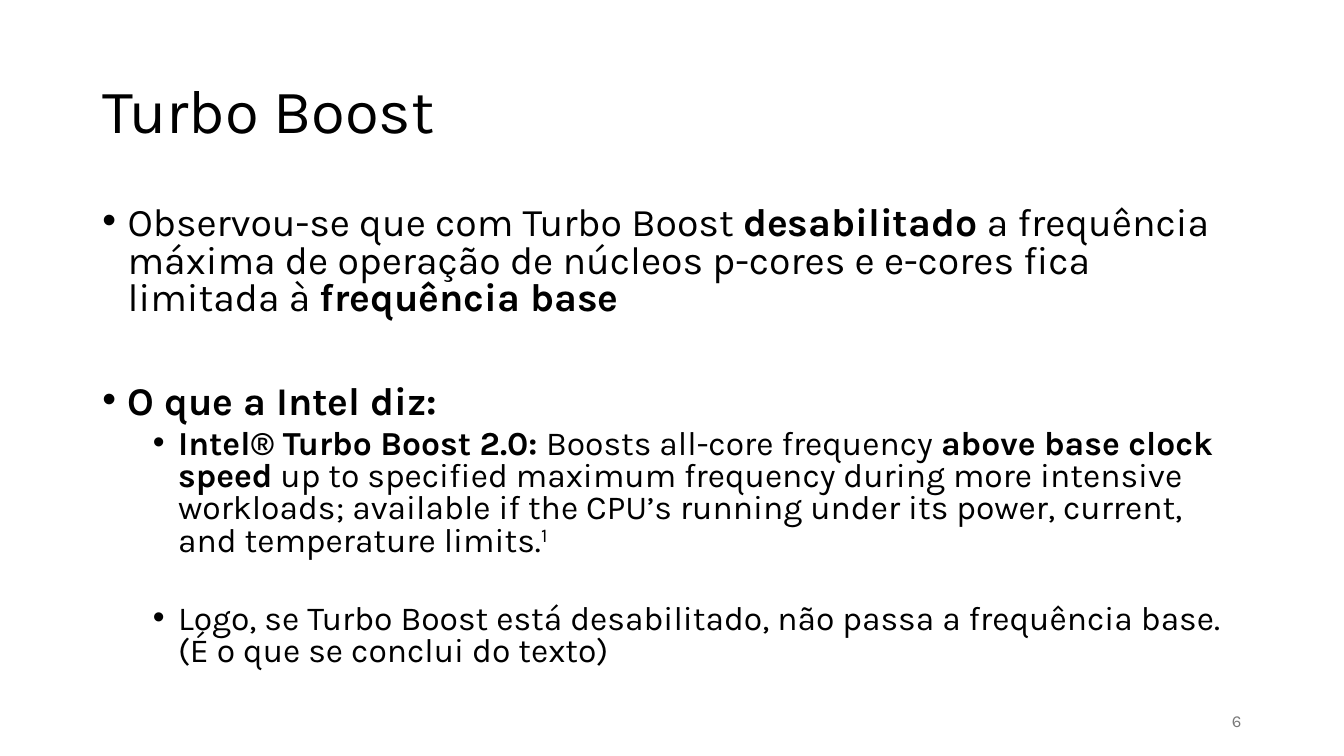
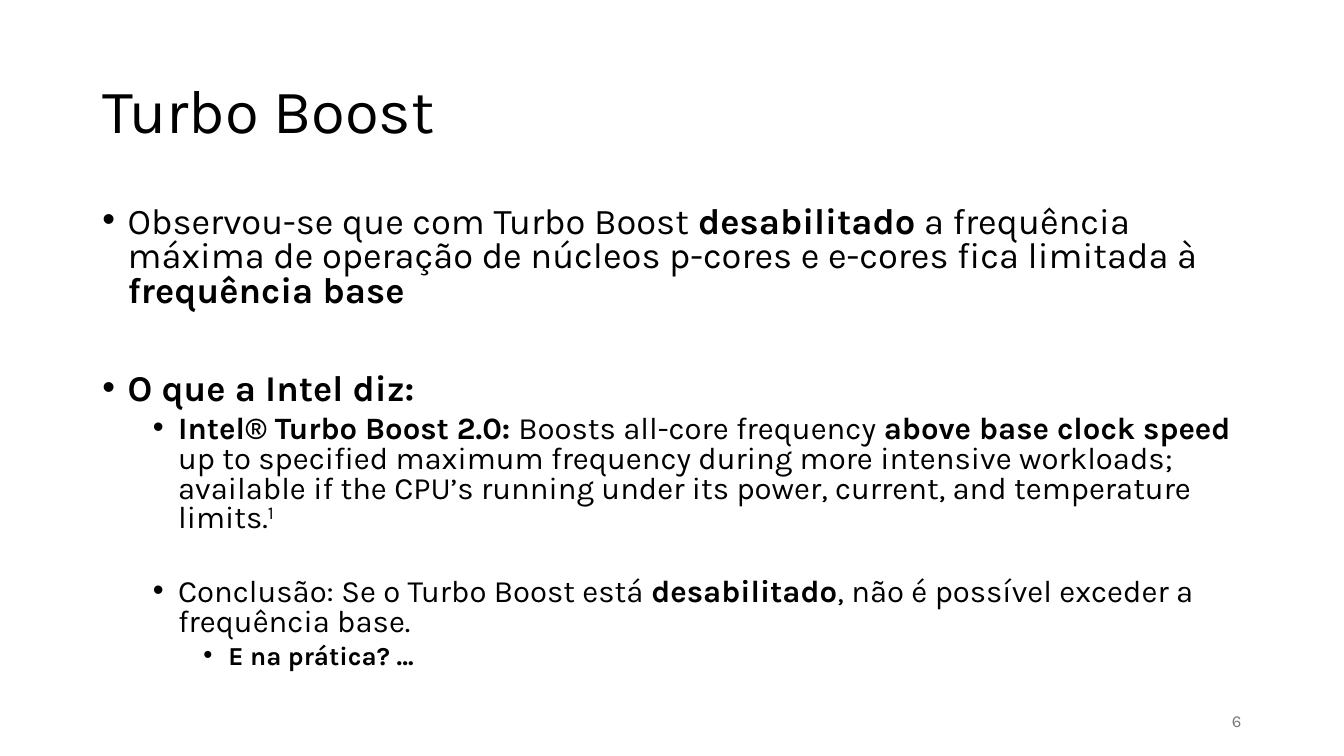
Before and after one commit to jlggross/TF-cmp223, a slide deck: slide 6 of 02-Parcial/02-Parcial-Apresentacao.pptx. Drawn at 1344x756 pixels with LibreOffice and Linux fonts; fonts in the diff are those of the drawing. Boxes give left, top, right and bottom in pixels: in the first picture for what was removed or moved away, otherwise in the second. Text is boxed around its words. In the diff, an @@ line names an element or a change of style, - is before the commit and + after.

```diff
--- a/02-Parcial/02-Parcial-Apresentacao.pptx
+++ b/02-Parcial/02-Parcial-Apresentacao.pptx
@@ text at box(128, 207, 1230, 529): size 28 to 25.9 pt in "Observou-se que com Turbo Boost desabilitado a ...", "O que a Intel diz:"; size 24 to 22.2 pt in "Intel® Turbo Boost 2.0: Boosts all-core frequency ..." @@
@@ text at box(178, 578, 1193, 671): text changed; size 24 to 22.2 pt @@
-  • Logo, se Turbo Boost está desabilitado, não passa a frequência base. (É o que se conclui do texto)
+  • Conclusão: Se o Turbo Boost está desabilitado, não é possível exceder a frequência base.
+    • E na prática? …
```
Also in this commit, not shown: 10 other slides changed, 1 other file.
